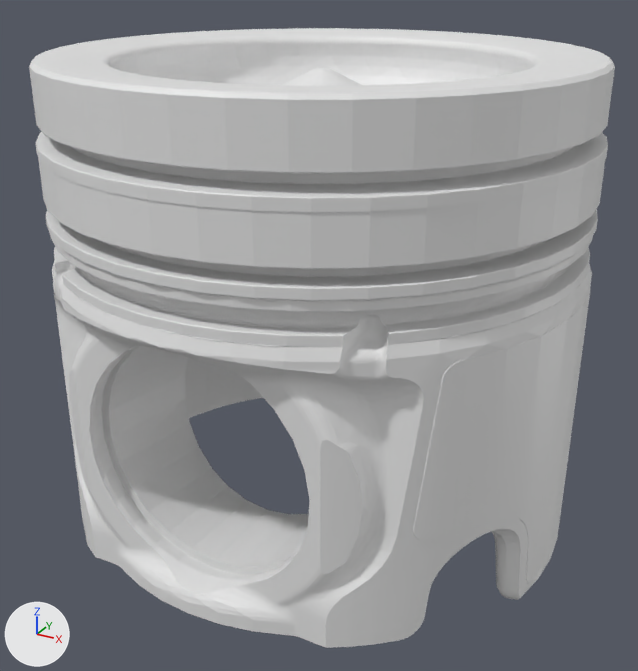
Renders of the glTF model content/4377099-03 C9 body/model.glb from each side of a commit.
Rendered twice from a camera (50 mm lens) standing at (3.45, -6.46, 3.07) and looking at (-0.03, -0.15, -0.09). Arrows for +X, +Y and +Z are at lower left; the lights stay in place. Vertices at the same position are counted once.

Objects in the first picture: '4377099-03 C9 body'.
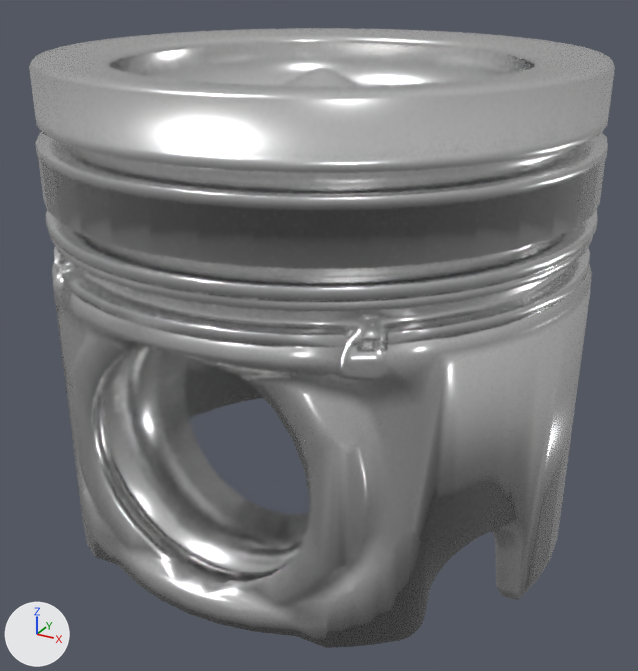
Commit message: upload c9 body

Where the change shows, as pixel boxes (x1, y1, x2, y2) in the pictures (638 x 671 px):
'4377099-03 C9 body', recoloured, shading changed: (29, 28, 615, 648) in both

Edits to the bpy script that builds the scene:
```text
Add mat_material_001:
    mat_material_001 = principled_material('Material.001')
    mat_material_001.base_color = (0.8, 0.8, 0.8)  # white #e7e7e7
    mat_material_001.metallic = 1.0
    mat_material_001.roughness = 0.247
Change me_4377099_03_c9_body:
    where me_4377099_03_c9_body.from_pydata(...)  # 19596 vertices, 39198 faces; spans x -2.34..2.19, y -2.27..2.25, z -1.84..2.31
    used by ob_4377099_03_c9_body; location = (0.0, 0.0, 0.0)
    me_4377099_03_c9_body part 1: all faces are now shaded smooth (36884 of 39198 changed)
    add me_4377099_03_c9_body.materials.append(mat_material_001)  # white #e7e7e7
```
